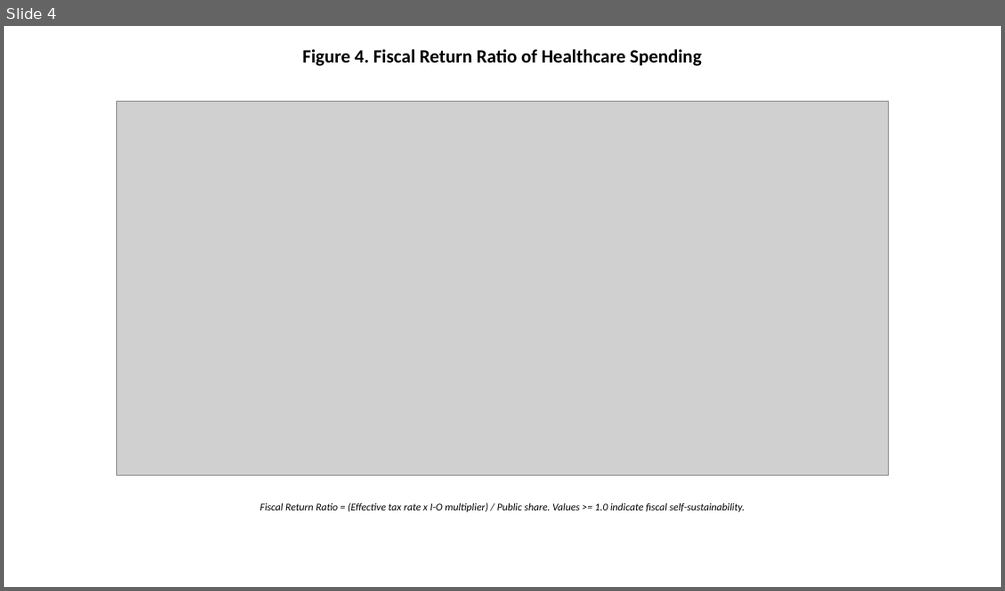
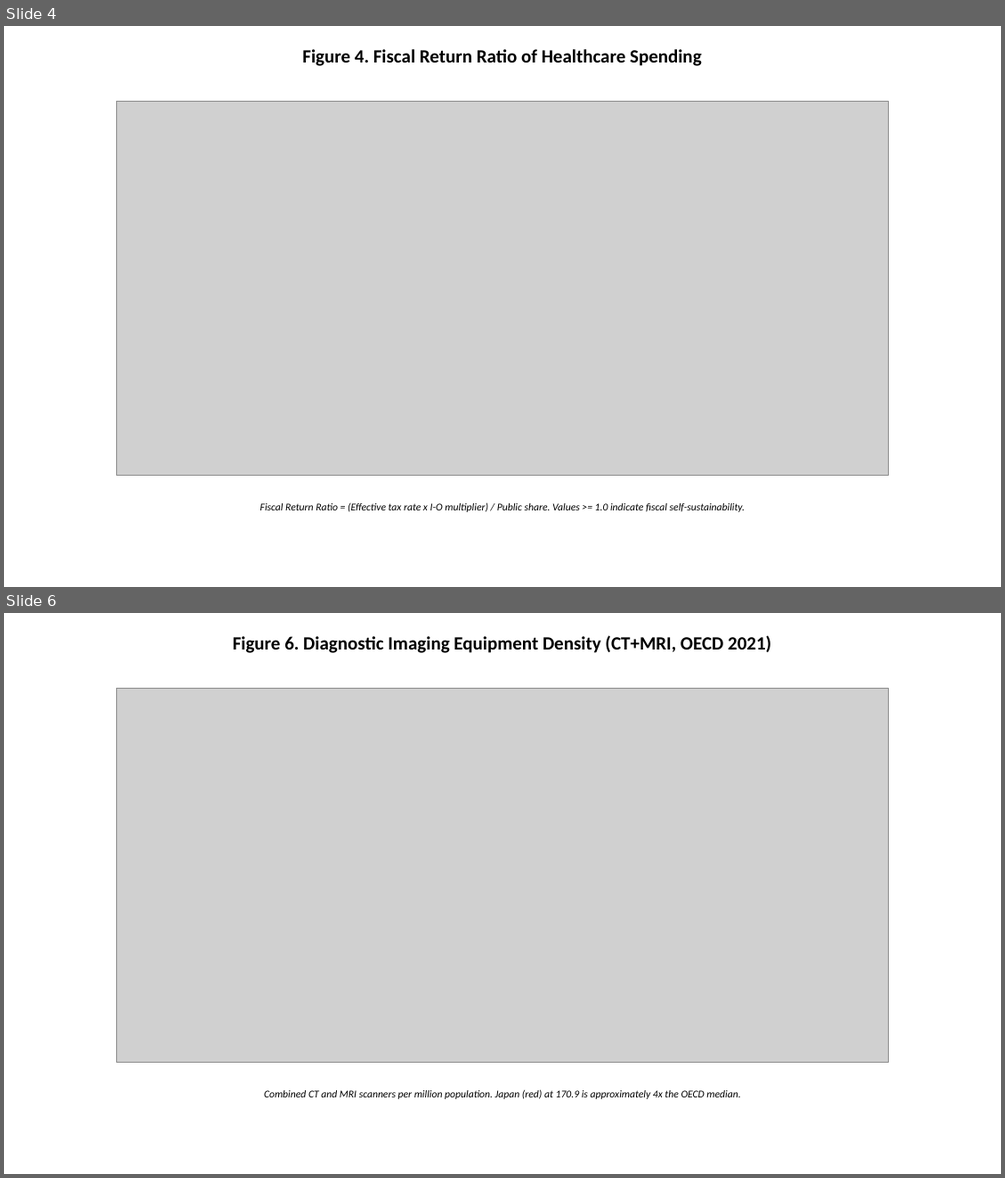
Before and after one commit to bougtoir/kotha-rct-decomposition, a slide deck: healthcare_economic_effect/output/pptx/Healthcare_Economic_Effect_Figures_EN.pptx. Shown one above the other, each under a label of ours: slide 4 before the commit, slides 4 and 6 after it; the slides between them are not shown. The pictures are 1005x591 and 1005x1178 pixels, drawn with LibreOffice and Linux fonts; fonts in the diff are those of the drawing; grey boxes stand for pictures. Boxes give left, top, right and bottom in pixels: in the first picture for what was removed or moved away, otherwise in the second. Text is boxed around its words. In the diff, an @@ line names an element or a change of style, - is before the commit and + after.

```diff
--- a/healthcare_economic_effect/output/pptx/Healthcare_Economic_Effect_Figures_EN.pptx
+++ b/healthcare_economic_effect/output/pptx/Healthcare_Economic_Effect_Figures_EN.pptx
@@ slide 6 added at (4,613,1001,1174), background #FFFFFF @@
@@ text added at (233,635,771,653), 18 pt, text #000000, bold @@
+Figure 6. Diagnostic Imaging Equipment Density (CT+MRI, OECD 2021)
@@ picture added at (116,688,889,1062) @@
@@ text added at (264,1089,740,1099), 10 pt, text #000000, italic @@
+Combined CT and MRI scanners per million population. Japan (red) at 170.9 is approximately 4x the OECD median.
```
Also in this commit, not shown: 1 slide changed, 2 other slides added, 15 other files.
